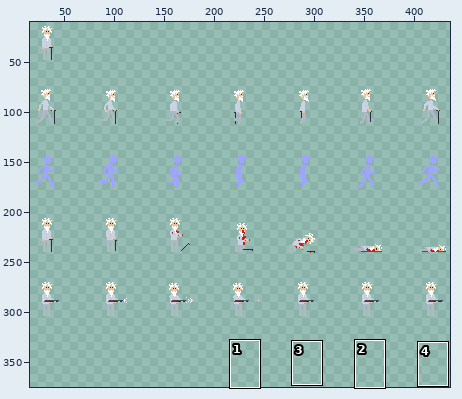
Sprite sheet: assets/HoboSheet.png. Above, an overview of the earlier version with the close-up marked.
Close-up. Old version:
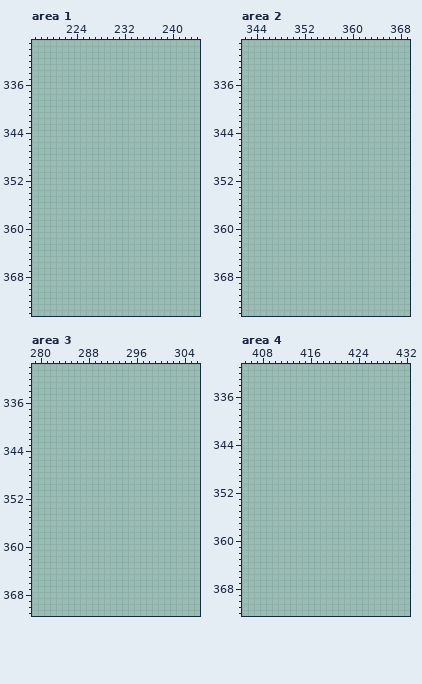
The file is 448x448 pixels. Shown: area 1: x 217..244, y 329..374; area 2: x 342..369, y 329..374; area 3: x 279..306, y 330..371; area 4: x 405..432, y 331..372. The wide view leaves out empty margins. The commit also changed other parts of the picture, which this record leaves out.
Palette (. is transparent): 
After:
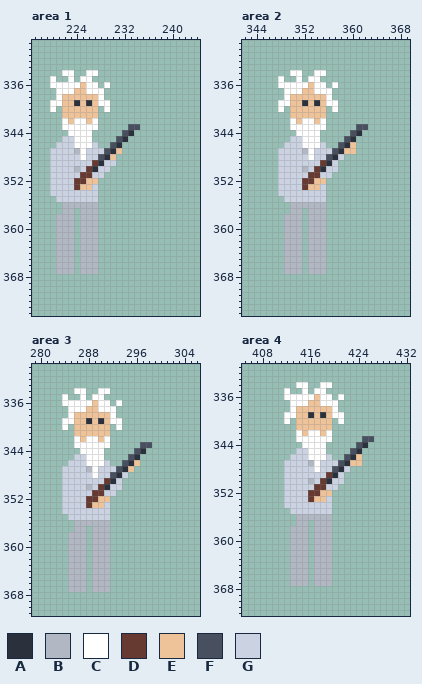
Colours new in this view: A #2b313c  B #b2b8c3  C #ffffff  D #663931  E #eec39a  F #485060  G #cbd3e3
Change:
Area 1:
y 334: x 222..223 .. -> CC; x 226..227 .. -> CC
y 335: x 220 . -> C; x 223 . -> C; x 225..226 .. -> CC
y 336: x 220..227 ........ -> CCCCCECC; x 229 . -> C
y 337: x 221..228 ........ -> CCCEECCC
y 338: x 221..228 ........ -> CEEEEEEC
y 339: x 220..229 .......... -> CCEEAEAECC
y 340: x 220 . -> C; x 222..227 ...... -> EEEEEE; x 229 . -> C
y 341: x 222..227 ...... -> EEEEEE
y 342: x 222..227 ...... -> CECCEC
y 343: x 222..227 ...... -> CCCCCC; x 233..234 .. -> FF
y 344: x 223..226 .... -> CCCC; x 232..233 .. -> FA
y 345: x 222..226 ..... -> GGCCC; x 231..232 .. -> FA
y 346: x 221..227 ....... -> GGGCCCG; x 230..231 .. -> FA
y 347: x 220..231 ............ -> GGGGBCGGGFAE
y 348: x 220..230 ........... -> GGGGGCGGFAE
y 349: x 220..230 ........... -> GGGGGGGDAGG
y 350: x 220..229 .......... -> GGGGBGDAGG
y 351: x 220..228 ......... -> GGGGGDDGG
y 352: x 220..227 ........ -> GGGGDDEE
y 353: x 220..227 ........ -> GGGGDEEG
y 354: x 220..227 ........ -> GGGGGGGG
y 355: x 221..227 ....... -> GGGGGGG
y 356: x 222..227 ...... -> BBBBBB
y 357: x 222..223 .. -> BB; x 225..227 ... -> BBB
y 358..367: x 221..223 ... -> BBB; x 225..227 ... -> BBB
Area 2:
y 334: x 350..351 .. -> CC; x 354..355 .. -> CC
y 335: x 348 . -> C; x 351 . -> C; x 353..354 .. -> CC
y 336: x 348..355 ........ -> CCCCCECC; x 357 . -> C
y 337: x 349..356 ........ -> CCCEECCC
y 338: x 349..356 ........ -> CEEEEEEC
y 339: x 348..357 .......... -> CCEEAEAECC
y 340: x 348 . -> C; x 350..355 ...... -> EEEEEE; x 357 . -> C
y 341: x 350..355 ...... -> EEEEEE
y 342: x 350..355 ...... -> CECCEC
y 343: x 350..355 ...... -> CCCCCC; x 361..362 .. -> FF
y 344: x 351..354 .... -> CCCC; x 360..361 .. -> FA
y 345: x 350..354 ..... -> GGCCC; x 359..360 .. -> FA
y 346: x 349..355 ....... -> GGGCCCG; x 358..360 ... -> FAE
y 347: x 348..360 ............. -> GGGGBCGGGFAEE
y 348: x 348..358 ........... -> GGGGGCGGFAG
y 349: x 348..357 .......... -> GGGGGGGDAG
y 350: x 348..357 .......... -> GGGGBGDAGG
y 351: x 348..356 ......... -> GGGGGDDGG
y 352: x 348..355 ........ -> GGGGDDEE
y 353: x 348..355 ........ -> GGGGDEEG
y 354: x 348..355 ........ -> GGGGGGGG
y 355: x 349..355 ....... -> GGGGGGG
y 356: x 350..355 ...... -> BBBBBB
y 357: x 350..351 .. -> BB; x 353..355 ... -> BBB
y 358..367: x 349..351 ... -> BBB; x 353..355 ... -> BBB
Area 3:
y 334: x 286..287 .. -> CC; x 290..291 .. -> CC
y 335: x 284 . -> C; x 287 . -> C; x 289..290 .. -> CC
y 336: x 284..291 ........ -> CCCCCECC; x 293 . -> C
y 337: x 285..292 ........ -> CCCEECCC
y 338: x 285..292 ........ -> CEEEEEEC
y 339: x 284..293 .......... -> CCEEAEAECC
y 340: x 284 . -> C; x 286..291 ...... -> EEEEEE; x 293 . -> C
y 341: x 286..291 ...... -> EEEEEE
y 342: x 286..291 ...... -> CECCEC
y 343: x 286..291 ...... -> CCCCCC; x 297..298 .. -> FF
y 344: x 287..290 .... -> CCCC; x 296..297 .. -> FA
y 345: x 286..290 ..... -> GGCCC; x 295..296 .. -> FA
y 346: x 285..291 ....... -> GGGCCCG; x 294..296 ... -> FAE
y 347: x 284..295 ............ -> GGGGBCGGGFAE
y 348: x 284..294 ........... -> GGGGGCGGFAG
y 349: x 284..293 .......... -> GGGGGGGDAG
y 350: x 284..293 .......... -> GGGGBGDAGG
y 351: x 284..292 ......... -> GGGGGDDGG
y 352: x 284..291 ........ -> GGGGDDEE
y 353: x 284..291 ........ -> GGGGDEEG
y 354: x 284..291 ........ -> GGGGGGGG
y 355: x 285..291 ....... -> GGGGGGG
y 356: x 286..291 ...... -> BBBBBB
y 357: x 286..287 .. -> BB; x 289..291 ... -> BBB
y 358..367: x 285..287 ... -> BBB; x 289..291 ... -> BBB
Area 4:
y 334: x 414..415 .. -> CC; x 418..419 .. -> CC
y 335: x 412 . -> C; x 415 . -> C; x 417..418 .. -> CC
y 336: x 412..419 ........ -> CCCCCECC; x 421 . -> C
y 337: x 413..420 ........ -> CCCEECCC
y 338: x 413..420 ........ -> CEEEEEEC
y 339: x 412..421 .......... -> CCEEAEAECC
y 340: x 412 . -> C; x 414..419 ...... -> EEEEEE; x 421 . -> C
y 341: x 414..419 ...... -> EEEEEE
y 342: x 414..419 ...... -> CECCEC
y 343: x 414..419 ...... -> CCCCCC; x 425..426 .. -> FF
y 344: x 415..418 .... -> CCCC; x 424..425 .. -> FA
y 345: x 414..418 ..... -> GGCCC; x 423..424 .. -> FA
y 346: x 413..419 ....... -> GGGCCCG; x 422..424 ... -> FAE
y 347: x 412..424 ............. -> GGGGBCGGGFAEE
y 348: x 412..422 ........... -> GGGGGCGGFAG
y 349: x 412..421 .......... -> GGGGGGGDAG
y 350: x 412..421 .......... -> GGGGBGDAGG
y 351: x 412..420 ......... -> GGGGGDDGG
y 352: x 412..419 ........ -> GGGGDDEE
y 353: x 412..419 ........ -> GGGGDEEG
y 354: x 412..419 ........ -> GGGGGGGG
y 355: x 413..419 ....... -> GGGGGGG
y 356: x 414..419 ...... -> BBBBBB
y 357: x 414..415 .. -> BB; x 417..419 ... -> BBB
y 358..367: x 413..415 ... -> BBB; x 417..419 ... -> BBB
